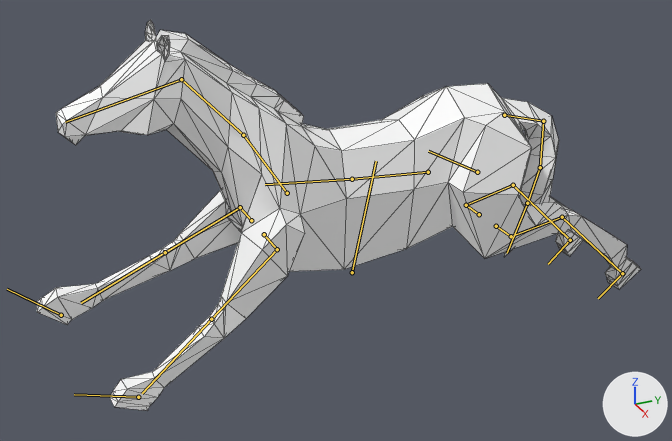
Renders of the glTF model assets/rig-a-jig/Horse_skinned.glb from each side of a commit.
Both versions are drawn from a 50 mm lens placed at (13.12, -6.47, 10.05), pointed at (0.08, -0.6, 3.53). The lights are fixed; the arrows at lower right show +X, +Y and +Z. The older version comes first. Both versions are drawn at frame 15 of the action 'Jump'; the numbers are the values there. The bones that change, and the others that lie on the model, are drawn over the model as lines. Mesh edges are drawn as thin lines.

Names of what the first picture shows: 'Horse'.
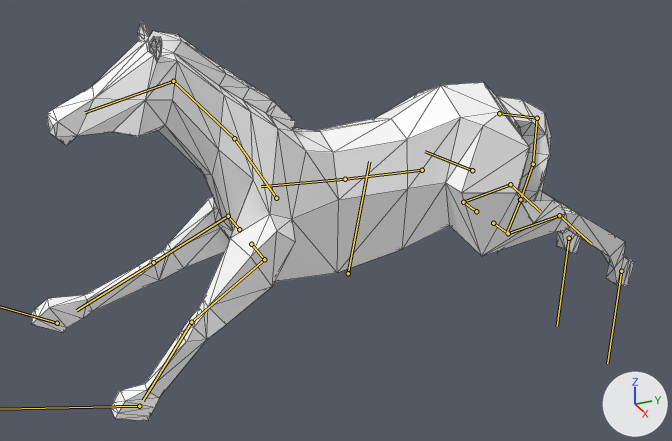
What differs and where, as boxes [x1, y1, x2, y2] in the pictures (672 x 441 px):
```json
{"object": "Horse", "change": "posed", "before": [36, 20, 641, 411], "after": [31, 21, 635, 421]}
{"bone": "Body", "before": "(352, 272) to (376, 161)", "after": "(348, 273) to (369, 161)"}
{"bone": "FrontLeg.R", "before": "(251, 220) to (240, 207)", "after": "(239, 229) to (228, 216)"}
{"bone": "BackLeg.R", "before": "(479, 214) to (466, 205)", "after": "(476, 211) to (463, 202)"}
{"bone": "BackLowLeg.R", "before": "(513, 185) to (570, 240)", "after": "(510, 184) to (541, 212)"}
{"bone": "FrontLeg.L", "before": "(264, 234) to (277, 249)", "after": "(251, 244) to (264, 259)"}
{"bone": "FrontLowLeg.L", "before": "(211, 319) to (142, 393)", "after": "(191, 322) to (143, 400)"}
{"bone": "BackLeg.L", "before": "(496, 226) to (511, 236)", "after": "(493, 223) to (508, 233)"}
{"bone": "BackLowLeg.L", "before": "(562, 217) to (622, 273)", "after": "(559, 215) to (591, 244)"}
{"bone": "Back", "before": "(477, 172) to (428, 151)", "after": "(472, 170) to (425, 151)"}
{"bone": "Shoulders", "before": "(287, 193) to (243, 135)", "after": "(276, 198) to (234, 138)"}
{"bone": "BackFoot.R", "before": "(570, 240) to (548, 264)", "after": "(569, 238) to (557, 326)"}
{"bone": "BackFoot.L", "before": "(622, 273) to (598, 298)", "after": "(621, 271) to (607, 363)"}
```

Edits to the scene script, one JSON object a line:
```json
{"block": "bone_frontfoot_r", "where": "bone_frontfoot_r = bpy.data.objects['Armature'].pose.bones['FrontFoot.R']  # child of 'root'"}
{"op": "set", "path": "bone_frontfoot_r.location", "old": "(0.0, 3.19, -2.16)", "new": "(0.0, 3.27, -2.02)"}
{"op": "set", "path": "bone_frontfoot_r.rotation_quaternion", "old": "(0.938, -0.348, 0.0, 0.0)", "new": "(0.963, -0.269, 0.0, 0.0)", "note": "degrees (-41, 0, 0) -> degrees (-31, 0, 0)"}
{"block": "bone_body", "where": "bone_body = bpy.data.objects['Armature'].pose.bones['Body']  # child of 'root'"}
{"op": "set", "path": "bone_body.location", "old": "(0.0, 0.13, 0.27)", "new": "(0.0, 0.13, 0.35)"}
{"op": "set", "path": "bone_body.rotation_quaternion", "old": "(0.995, -0.105, 0.0, 0.0)", "new": "(0.996, -0.093, 0.0, 0.0)", "note": "degrees (-12, 0, 0) -> degrees (-11, 0, 0)"}
{"block": "bone_frontleg_r", "where": "bone_frontleg_r = bpy.data.objects['Armature'].pose.bones['FrontLeg.R']  # child of 'Body'"}
{"op": "set", "path": "bone_frontleg_r.location", "old": "(-0.04, 0.0, 0.03)", "new": "(-0.13, 0.0, 0.13)"}
{"block": "bone_backleg_r", "where": "bone_backleg_r = bpy.data.objects['Armature'].pose.bones['BackLeg.R']  # child of 'Body'"}
{"op": "set", "path": "bone_backleg_r.location", "old": "(0.2, 0.0, -0.44)", "new": "(0.22, 0.0, -0.46)"}
{"op": "set", "path": "bone_backleg_r.rotation_quaternion", "old": "(0.775, 0.0, -0.632, 0.0)", "new": "(0.797, 0.0, -0.604, 0.0)", "note": "degrees (0, -78, 0) -> degrees (0, -74, 0)"}
{"block": "bone_backlowleg_r", "where": "bone_backlowleg_r = bpy.data.objects['Armature'].pose.bones['BackLowLeg.R']  # child of 'BackUpLeg.R'"}
{"op": "set", "path": "bone_backlowleg_r.rotation_quaternion", "old": "(0.993, -0.121, 0.0, 0.0)", "new": "(0.996, -0.087, 0.0, 0.0)", "note": "degrees (-14, 0, 0) -> degrees (-10, 0, 0)"}
{"block": "bone_frontleg_l", "where": "bone_frontleg_l = bpy.data.objects['Armature'].pose.bones['FrontLeg.L']  # child of 'Body'"}
{"op": "set", "path": "bone_frontleg_l.location", "old": "(-0.04, 0.0, -0.03)", "new": "(-0.13, 0.0, -0.13)"}
{"op": "set", "path": "bone_frontleg_l.rotation_quaternion", "old": "(0.972, 0.0, -0.236, 0.0)", "new": "(0.952, 0.0, -0.307, 0.0)", "note": "degrees (0, -27, 0) -> degrees (0, -36, 0)"}
{"block": "bone_frontlowleg_l", "where": "bone_frontlowleg_l = bpy.data.objects['Armature'].pose.bones['FrontLowLeg.L']  # child of 'FrontUpLeg.L'"}
{"op": "set", "path": "bone_frontlowleg_l.rotation_quaternion", "old": "(0.992, -0.13, 0.0, 0.0)", "new": "(0.999, 0.046, 0.0, 0.0)", "note": "degrees (-15, 0, 0) -> degrees (5, 0, 0)"}
{"block": "bone_backleg_l", "where": "bone_backleg_l = bpy.data.objects['Armature'].pose.bones['BackLeg.L']  # child of 'Body'"}
{"op": "set", "path": "bone_backleg_l.location", "old": "(0.21, 0.0, 0.43)", "new": "(0.22, 0.0, 0.45)"}
{"op": "set", "path": "bone_backleg_l.rotation_quaternion", "old": "(-0.786, 0.0, -0.618, 0.0)", "new": "(-0.803, 0.0, -0.596, 0.0)", "note": "degrees (0, 76, 0) -> degrees (0, 73, 0)"}
{"block": "bone_backlowleg_l", "where": "bone_backlowleg_l = bpy.data.objects['Armature'].pose.bones['BackLowLeg.L']  # child of 'BackUpLeg.L'"}
{"op": "set", "path": "bone_backlowleg_l.rotation_quaternion", "old": "(0.995, -0.097, 0.0, 0.0)", "new": "(0.997, -0.073, 0.0, 0.0)", "note": "degrees (-11, 0, 0) -> degrees (-8, 0, 0)"}
{"block": "bone_back", "where": "bone_back = bpy.data.objects['Armature'].pose.bones['Back']  # child of 'Body'"}
{"op": "set", "path": "bone_back.location", "old": "(0.01, 0.43, -0.45)", "new": "(0.01, 0.42, -0.44)"}
{"op": "set", "path": "bone_back.rotation_quaternion", "old": "(0.999, 0.008, 0.0, 0.036)", "new": "(1.0, 0.0, 0.0, 0.0)", "note": "degrees (1, 0, 4) -> degrees (0, 0, 0)"}
{"block": "bone_shoulders", "where": "bone_shoulders = bpy.data.objects['Armature'].pose.bones['Shoulders']  # child of 'Body'"}
{"op": "set", "path": "bone_shoulders.location", "old": "(-0.03, -0.53, 0.09)", "new": "(-0.02, -0.53, 0.02)"}
{"op": "set", "path": "bone_shoulders.rotation_quaternion", "old": "(0.994, -0.105, 0.006, -0.011)", "new": "(0.997, -0.078, 0.004, -0.009)", "note": "degrees (-12, 1, -1) -> degrees (-9, 0, -1)"}
{"block": "bone_backfoot_r", "where": "bone_backfoot_r = bpy.data.objects['Armature'].pose.bones['BackFoot.R']  # child of 'root'"}
{"op": "set", "path": "bone_backfoot_r.location", "old": "(0.0, -2.55, -1.53)", "new": "(0.0, -2.52, -1.58)"}
{"op": "set", "path": "bone_backfoot_r.rotation_quaternion", "old": "(0.93, 0.368, 0.0, 0.0)", "new": "(0.715, 0.699, 0.0, 0.0)", "note": "degrees (43, 0, 0) -> degrees (89, 0, 0)"}
{"block": "bone_frontfoot_l", "where": "bone_frontfoot_l = bpy.data.objects['Armature'].pose.bones['FrontFoot.L']  # child of 'root'"}
{"op": "set", "path": "bone_frontfoot_l.location", "old": "(0.0, 2.38, -1.44)", "new": "(0.0, 2.38, -1.27)"}
{"op": "set", "path": "bone_frontfoot_l.rotation_quaternion", "old": "(0.987, -0.161, 0.0, 0.0)", "new": "(0.991, -0.132, 0.0, 0.0)", "note": "degrees (-19, 0, 0) -> degrees (-15, 0, 0)"}
{"block": "bone_backfoot_l", "where": "bone_backfoot_l = bpy.data.objects['Armature'].pose.bones['BackFoot.L']  # child of 'root'"}
{"op": "set", "path": "bone_backfoot_l.location", "old": "(0.0, -2.57, -1.52)", "new": "(0.0, -2.53, -1.58)"}
{"op": "set", "path": "bone_backfoot_l.rotation_quaternion", "old": "(0.94, 0.341, 0.0, 0.0)", "new": "(0.71, 0.704, 0.0, 0.0)", "note": "degrees (40, 0, 0) -> degrees (89, 0, 0)"}
```
